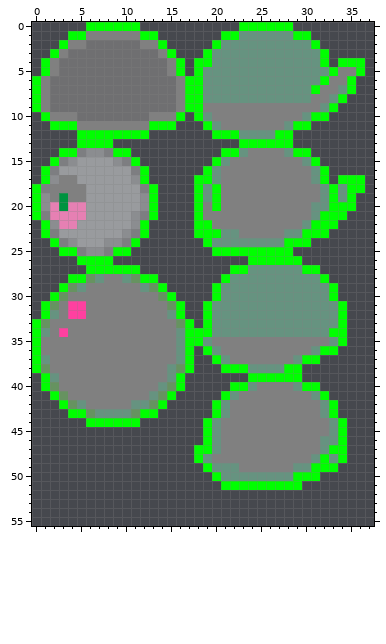
Edited in one commit: pixel-art sprite (Assets/CoreData/Monsters/1/Monsters1.png). Above: the version before the commit.
The file is 64x64 pixels. Shown: x 0..37, y 0..55.
Now the later version:
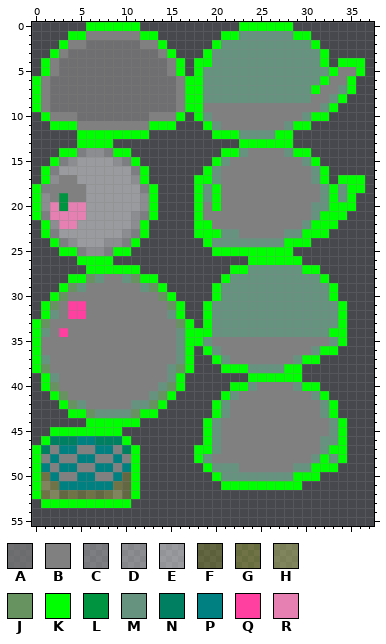
Palette (. is transparent): A #808080b3  B #808080  C #c0c0c073  D #e0e0e073  E #ffffff73  F #878e3373  G #a0a83d73  H #c9d07173  J #669360  K #00ff00  L #009340  M #669380  N #008060  P #008080  Q #ff40a0  R #e680b3
Author's note on the commit: Add Monster (BomberTortoise)
The exact change:
y 45: x 2..9 ........ -> KKKKKKKK
y 46: x 1..10 .......... -> KNNNPPNNNK
y 47: x 0..11 ............ -> KNBPPBBPPBNK
y 48: x 0..11 ............ -> KBPBBPPBBPBK
y 49: x 0..11 ............ -> KPBPPBBPPBPK
y 50: x 0..11 ............ -> KGPBBPPBBPFK
y 51: x 0..11 ............ -> KHGPPPPPPGFK
y 52: x 0..11 ............ -> KGHFGFGFGHFK
y 53: x 1..10 .......... -> KKKKKKKKKK
Where, in picture pixels (left, top, right, bottom), the same in both pictures:
added: (32, 427, 140, 508)
